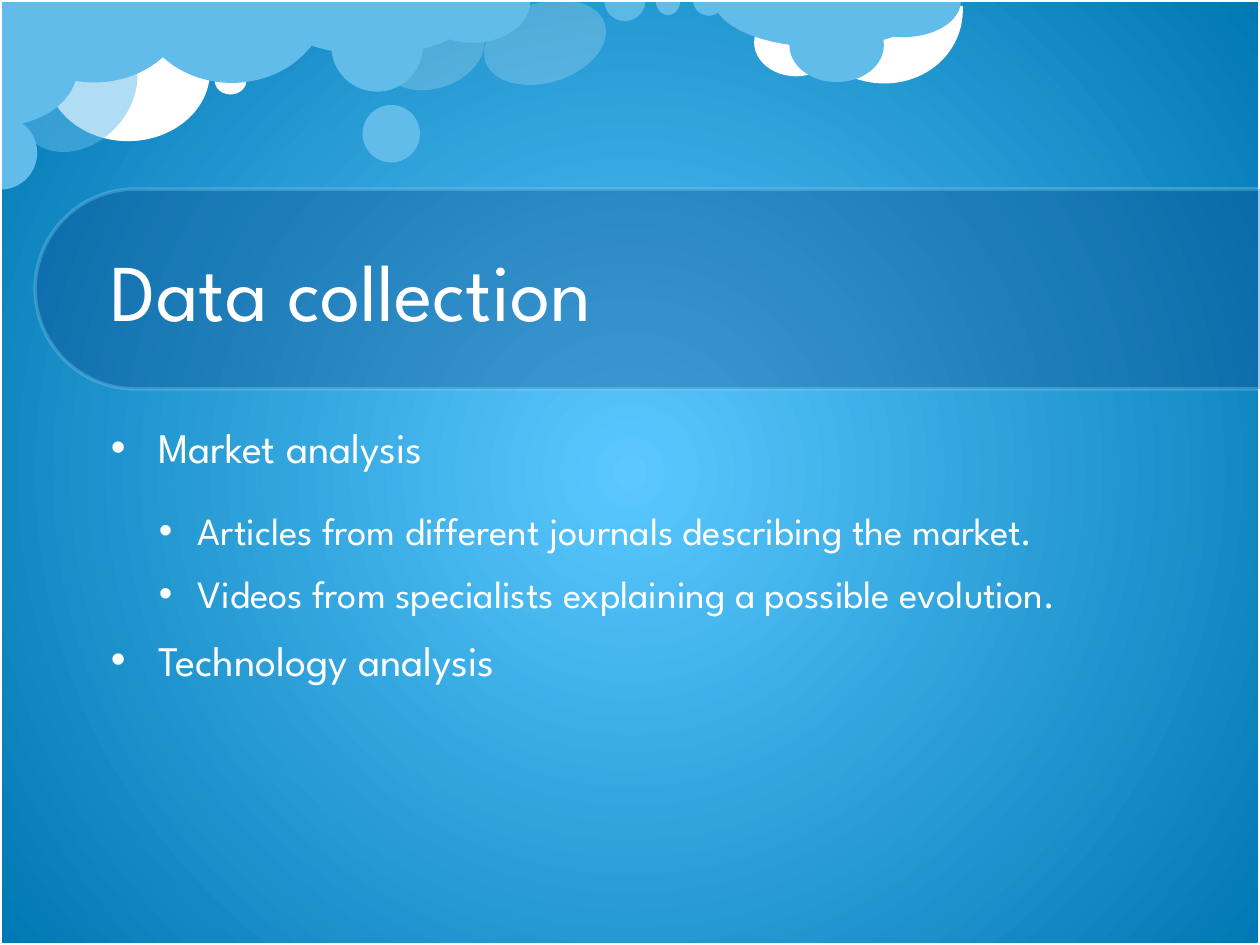
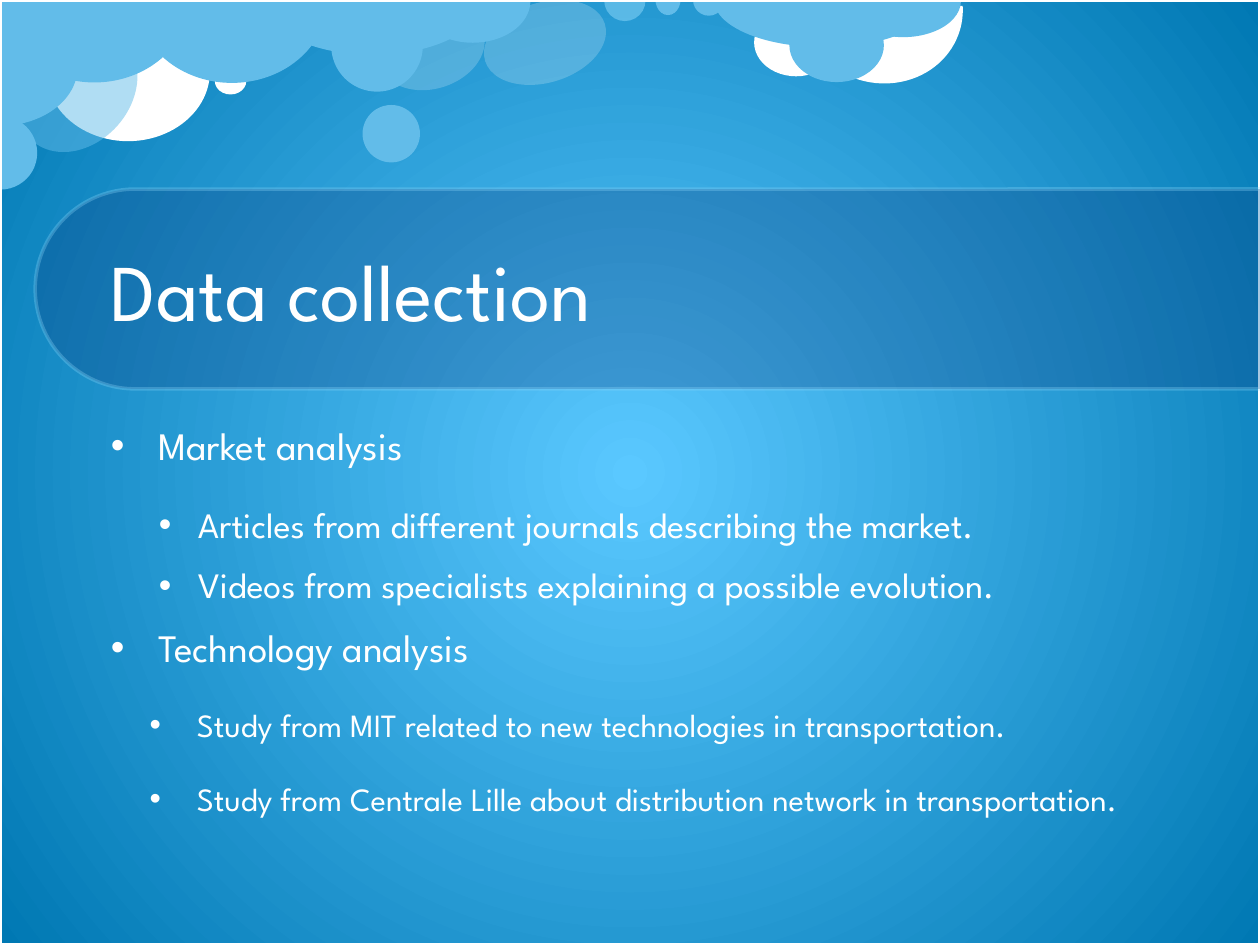
Before and after one commit to Massine/MyChe, a slide deck: slide 3 of Presentations/Presentation4_New_logic_mpdel.pptx. Drawn at 1260x945 pixels with LibreOffice and Linux fonts; fonts in the diff are those of the drawing; background and template pictures are left out. Boxes give left, top, right and bottom in pixels: in the first picture for what was removed or moved away, otherwise in the second. Text is boxed around its words. In the diff, an @@ line names an element or a change of style, - is before the commit and + after.

Commit message:
Presentation4

```diff
--- a/Presentations/Presentation4_New_logic_mpdel.pptx
+++ b/Presentations/Presentation4_New_logic_mpdel.pptx
@@ text at (158, 433, 995, 671): size 24 to 22.2 pt in "Market analysis", "Technology analysis"; size 22 to 20.4 pt in "Articles from different journals describing the market.", "Videos from specialists explaining a possible evolution." @@
@@ text at (197, 714, 1116, 818): paragraphs added @@
+    • Study from MIT related to new technologies in transportation.
+    • Study from Centrale Lille about distribution network in transportation.
```
Also in this commit, not shown: 2 slides added.
